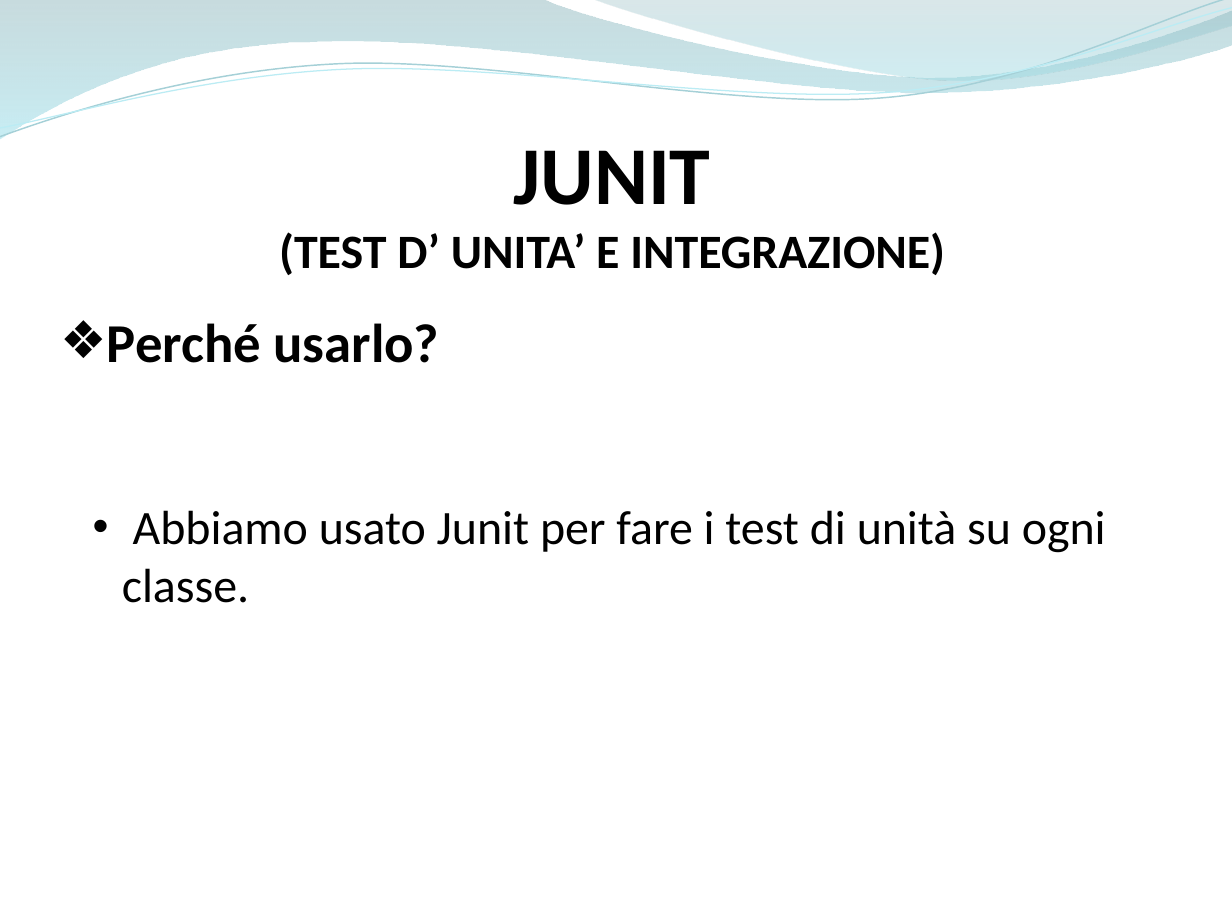
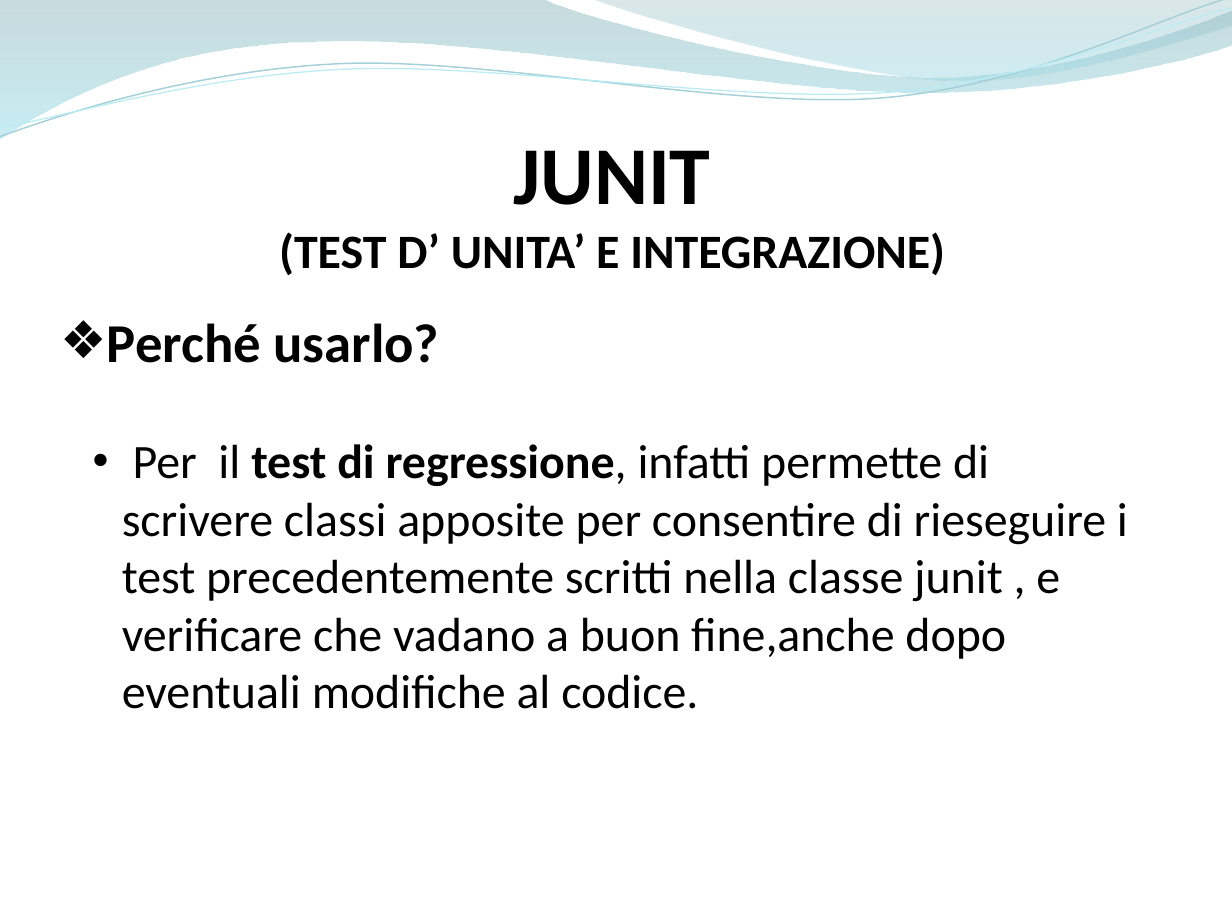
Before and after one commit to ammirate/at-silo, a slide deck: slide 94 of Presentazione/Atsilo1/[BOZZA] Atsilo_A_PresentazioneFinale copia.pptx. Drawn at 1232x924 pixels with LibreOffice and Linux fonts; fonts in the diff are those of the drawing. Boxes give left, top, right and bottom in pixels: in the first picture for what was removed or moved away, otherwise in the second. Text is boxed around its words. In the diff, an @@ line names an element or a change of style, - is before the commit and + after.

```diff
--- a/Presentazione/Atsilo1/[BOZZA] Atsilo_A_PresentazioneFinale copia.pptx
+++ b/Presentazione/Atsilo1/[BOZZA] Atsilo_A_PresentazioneFinale copia.pptx
@@ text at (122,444,1128,709): text changed @@
-  • Abbiamo usato Junit per fare i test di unità su ogni classe.
+  • Per il test di regressione, infatti permette di scrivere classi apposite per consentire di rieseguire i test precedentemente scritti nella classe junit , e verificare che vadano a buon fine,anche dopo eventuali modifiche al codice.
```
Also in this commit, not shown: 1 other file.
